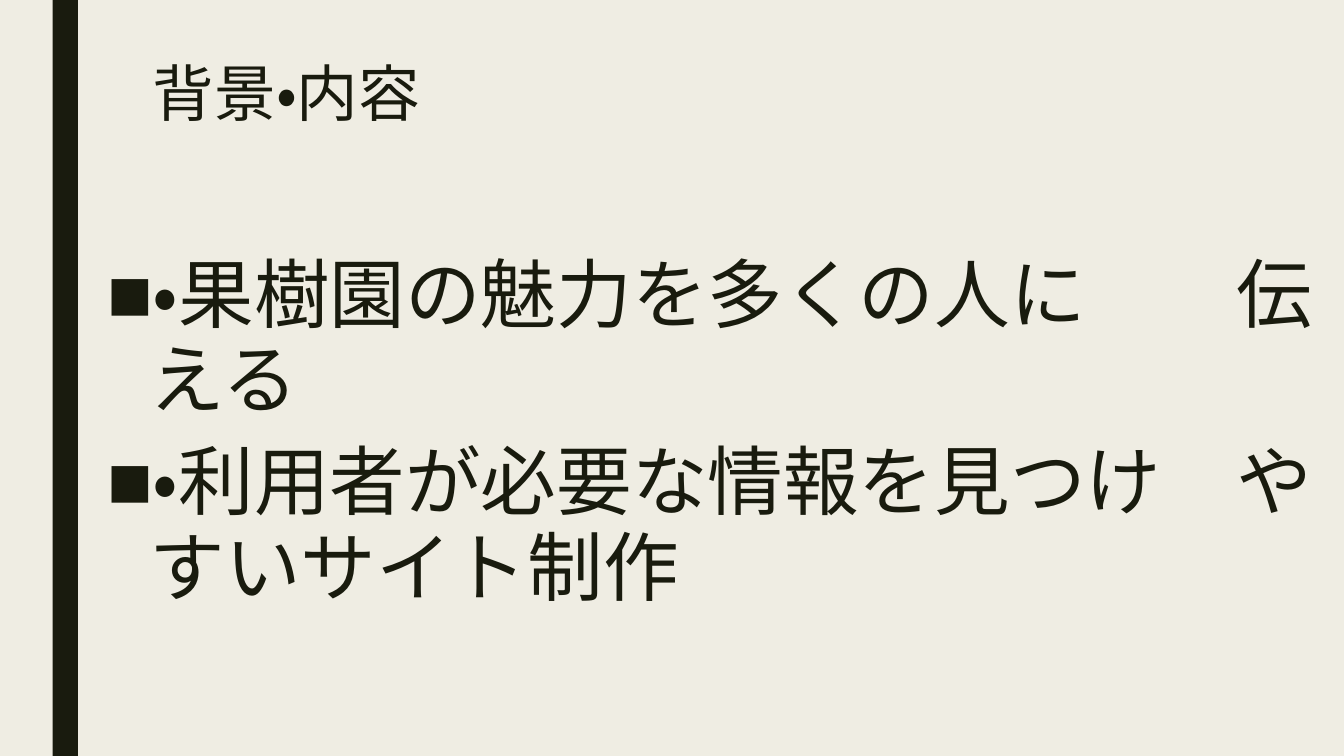
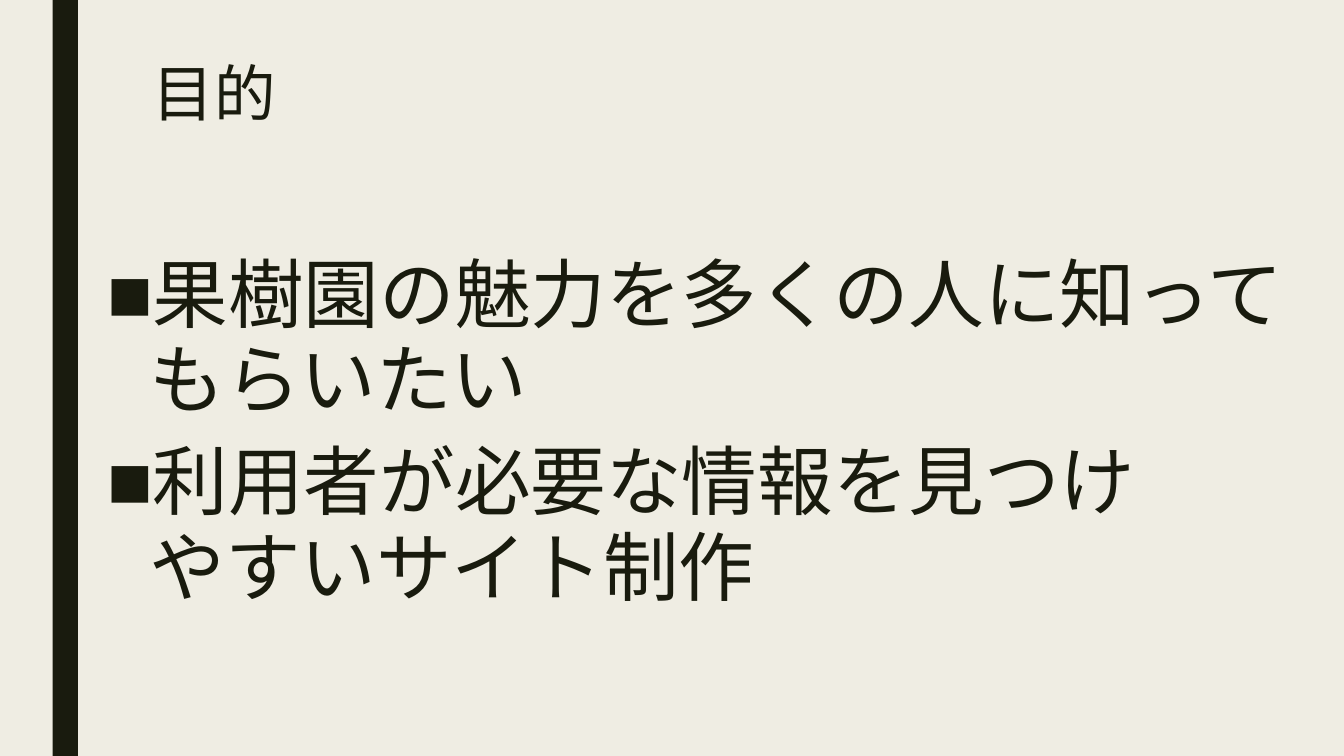
Before and after one commit to kyarame0711/Web, a slide deck: slide 7 of 中間発表.pptx (slide 6 before the commit). Drawn at 1344x756 pixels with LibreOffice and Linux fonts; fonts in the diff are those of the drawing. Boxes give left, top, right and bottom in pixels: in the first picture for what was removed or moved away, otherwise in the second. Text is boxed around its words. In the diff, an @@ line names an element or a change of style, - is before the commit and + after.

Commit message:
中間発表制作

```diff
--- a/中間発表.pptx
+++ b/中間発表.pptx
@@ title at [153, 64, 276, 121]: text changed @@
-背景・内容
+目的
@@ text at [149, 258, 1283, 601]: text changed @@
-■ ・果樹園の魅力を多くの人に 伝える
-■ ・利用者が必要な情報を見つけ やすいサイト制作
+■ 果樹園の魅力を多くの人に知ってもらいたい
+■ 利用者が必要な情報を見つけ やすいサイト制作
```
Also in this commit, not shown: 6 other slides changed, 3 slides added, 1 slide removed, 1 other file.
